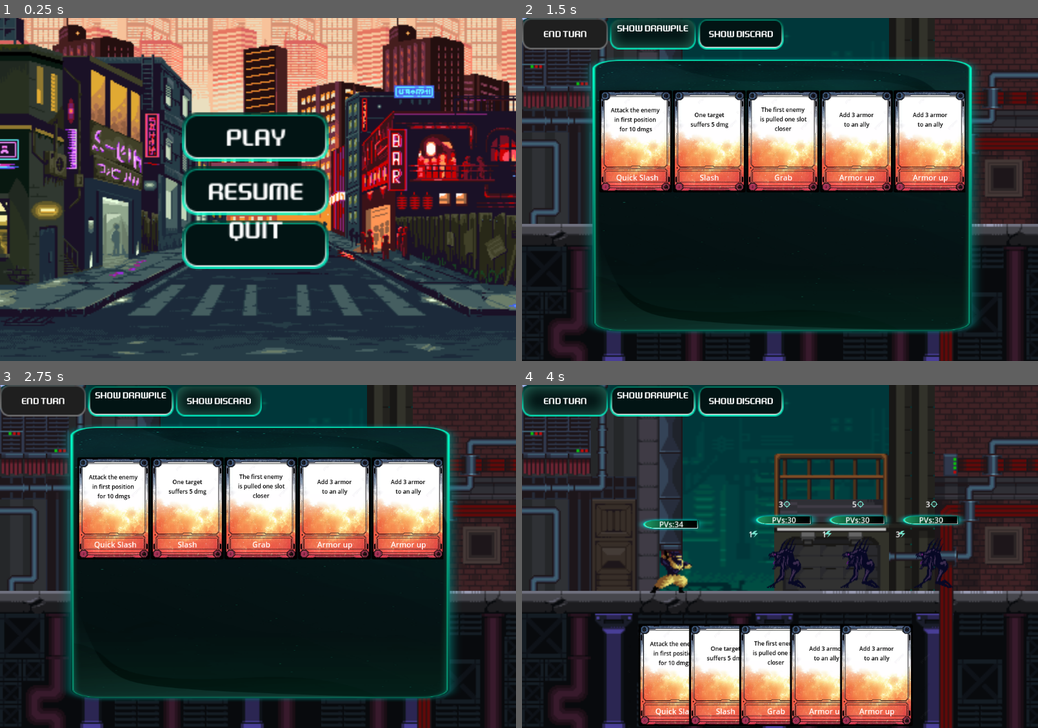
Above: before the commit, frames 1-4 (two rows, left to right).
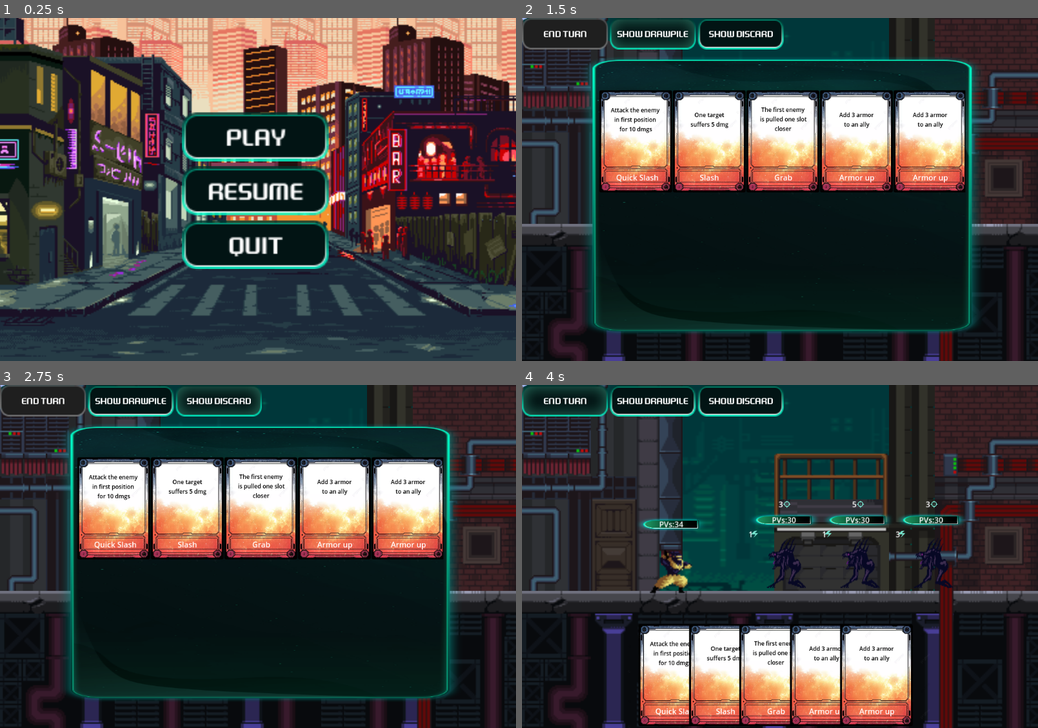
Above: after the commit, the same moments.

Repository: Azhrilla/SlayTheDungeon
Game: Godot game, scene res://UI/main_menu.tscn
Two runs of this game, one before a commit and one after it. Both use one fixed random seed, a clock stepped at 60 frames per second and the inputs below.
Inputs:
- Up to frame 1 (0.25 s): no input
- Up to frame 2 (1.5 s): click "Play" at 0.5 s; click "Show DrawPile" at 1.25 s
- Up to frame 3 (2.75 s): click "Show Discard" at 2 s
- Up to frame 4 (4 s): click "Show DrawPile" at 2.75 s; click "End Turn" at 3.5 s

The runs differ from the first frame. In frame 1, 0.7% of the frame differs, in the area x 44-55%, y 59-70%; in frame 2, 0.4%; in frame 3, 0.4%; in frame 4, 0.4%.

Commit message:
Small UI fixes
Buttons are now aligned

Diff:
--- a/UI/main_menu.tscn
+++ b/UI/main_menu.tscn
@@ -130,7 +130,7 @@
 texture_pressed = ExtResource("7_1781y")
 texture_hover = ExtResource("8_yp4m7")
 
-[node name="Label" type="Label" parent="Control/VBoxContainer/QuitButton"]
+[node name="QuitLabel" type="Label" parent="Control/VBoxContainer/QuitButton"]
 layout_mode = 1
 anchors_preset = 8
 anchor_left = 0.5
@@ -144,8 +144,7 @@
 grow_horizontal = 2
 grow_vertical = 2
 theme = ExtResource("9_f4yia")
-text = "Quit
-"
+text = "Quit"
 
 [node name="Camera2D" type="Camera2D" parent="Control/VBoxContainer"]
 position = Vector2(59, 60)
--- a/UI/ui_level.tscn
+++ b/UI/ui_level.tscn
@@ -1,13 +1,13 @@
 [gd_scene load_steps=10 format=3 uid="uid://catd2nw28jgxi"]
 
-[ext_resource type="Script" path="res://UI/ui_level.gd" id="1_ntn5l"]
+[ext_resource type="Script" uid="uid://cf8xtsxrjtq34" path="res://UI/ui_level.gd" id="1_ntn5l"]
 [ext_resource type="PackedScene" uid="uid://b5lyxhlcfk2yq" path="res://UI/arrow.tscn" id="2_070cm"]
-[ext_resource type="Texture2D" uid="uid://dcyo3w2yufkom" path="res://Graphics/UI/Button Normal.png" id="2_qtc7g"]
-[ext_resource type="Texture2D" uid="uid://cucvqy18cqvf3" path="res://Graphics/UI/Button Hover.png" id="3_muh4u"]
-[ext_resource type="Texture2D" uid="uid://btejq1114ow7w" path="res://Graphics/UI/Button Disable.png" id="4_y5r26"]
-[ext_resource type="Texture2D" uid="uid://df5slpovx00bd" path="res://Graphics/UI/Button Active.png" id="5_pini3"]
+[ext_resource type="Texture2D" uid="uid://dcyo3w2yufkom" path="res://Graphics/UI/Buttons/Button Normal.png" id="2_qtc7g"]
+[ext_resource type="Texture2D" uid="uid://cucvqy18cqvf3" path="res://Graphics/UI/Buttons/Button Hover.png" id="3_muh4u"]
+[ext_resource type="Texture2D" uid="uid://btejq1114ow7w" path="res://Graphics/UI/Buttons/Button Disable.png" id="4_y5r26"]
+[ext_resource type="Texture2D" uid="uid://df5slpovx00bd" path="res://Graphics/UI/Buttons/Button Active.png" id="5_pini3"]
 [ext_resource type="Theme" uid="uid://cd80bws3txap5" path="res://UI/ui_theme.tres" id="6_6x1on"]
-[ext_resource type="Texture2D" uid="uid://c6j5ii3ul2ok6" path="res://Graphics/Card X1.png" id="8_fyvf8"]
+[ext_resource type="Texture2D" uid="uid://c6j5ii3ul2ok6" path="res://Graphics/Bordel/Card X1.png" id="8_fyvf8"]
 
 [sub_resource type="Theme" id="Theme_4dia8"]
 
@@ -67,7 +67,7 @@
 texture_disabled = ExtResource("4_y5r26")
 stretch_mode = 0
 
-[node name="Button" type="Label" parent="HBoxContainer/DrawButton"]
+[node name="ButtonLabel" type="Label" parent="HBoxContainer/DrawButton"]
 layout_mode = 1
 anchors_preset = 8
 anchor_left = 0.5
@@ -81,8 +81,7 @@
 grow_horizontal = 2
 grow_vertical = 2
 theme = ExtResource("6_6x1on")
-text = "Show DrawPile
-"
+text = "Show DrawPile"
 
 [node name="DiscardButton" type="TextureButton" parent="HBoxContainer"]
 custom_minimum_size = Vector2(180, 0)
